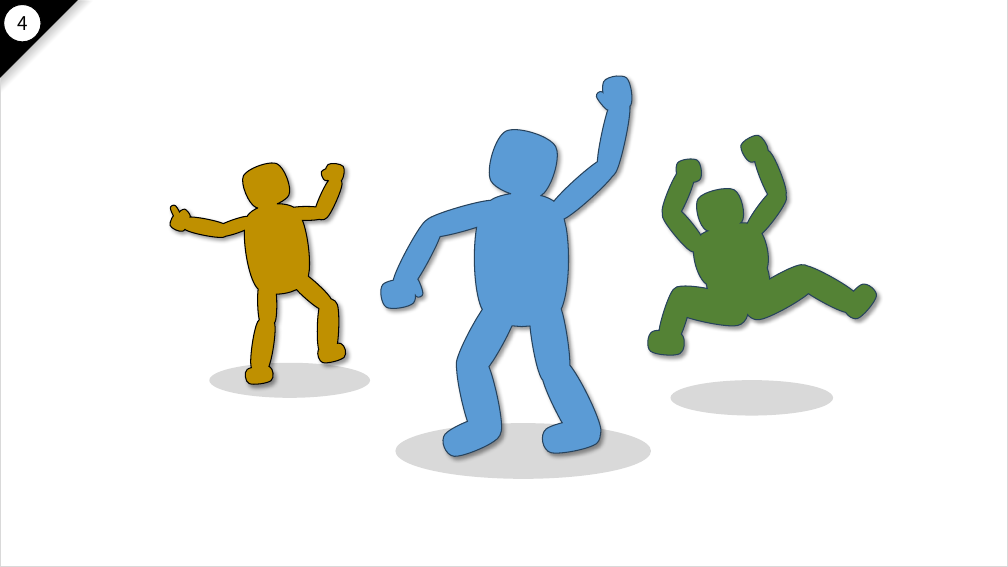
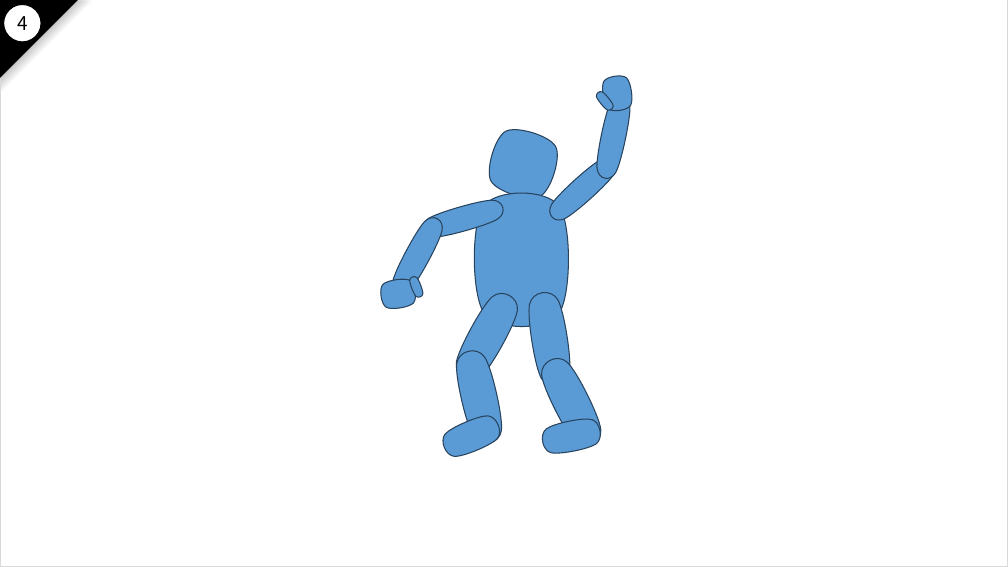
Before and after one commit to nakayama-kazuki/2021, a slide deck: slide 135 of pptx/power-punch-v2.pptx. Drawn at 1008x567 pixels with LibreOffice and Linux fonts; fonts in the diff are those of the drawing. Boxes give left, top, right and bottom in pixels: in the first picture for what was removed or moved away, otherwise in the second. Text is boxed around its words. In the diff, an @@ line names an element or a change of style, - is before the commit and + after.

```diff
--- a/pptx/power-punch-v2.pptx
+++ b/pptx/power-punch-v2.pptx
@@ freeform shape added at (595,89,615,112), fill #5B9BD5, outline #28445D 1 pt @@
@@ freeform shape added at (601,74,635,113), fill #5B9BD5, outline #28445D 1 pt @@
@@ freeform shape removed at (576,109,883,415) @@
@@ freeform shape added at (593,94,634,181), fill #5B9BD5, outline #28445D 1 pt @@
@@ freeform shape added at (483,123,564,205), fill #5B9BD5, outline #28445D 1 pt @@
@@ freeform shape removed at (164,153,370,393) @@
@@ freeform shape added at (544,153,622,226), fill #5B9BD5, outline #28445D 1 pt @@
@@ freeform shape added at (420,196,506,242), fill #5B9BD5, outline #28445D 1 pt @@
@@ freeform shape at (474,193,569,327): shadow off; rotation 78 to 0 degrees; outline redrawn @@
@@ freeform shape added at (387,213,448,299), fill #5B9BD5, outline #28445D 1 pt @@
@@ freeform shape added at (379,277,418,311), fill #5B9BD5, outline #28445D 1 pt @@
@@ freeform shape added at (408,275,424,298), fill #5B9BD5, outline #28445D 1 pt @@
@@ freeform shape added at (448,287,525,386), fill #5B9BD5, outline #28445D 1 pt @@
@@ freeform shape added at (525,290,574,388), fill #5B9BD5, outline #28445D 1 pt @@
@@ freeform shape added at (451,347,507,447), fill #5B9BD5, outline #28445D 1 pt @@
@@ freeform shape added at (534,352,608,452), fill #5B9BD5, outline #28445D 1 pt @@
@@ ellipse removed at (209,363,371,398) @@
@@ ellipse removed at (671,380,833,416) @@
@@ freeform shape added at (438,411,504,461), fill #5B9BD5, outline #28445D 1 pt @@
@@ freeform shape added at (540,415,603,457), fill #5B9BD5, outline #28445D 1 pt @@
@@ ellipse removed at (395,423,651,479) @@
```
Also in this commit, not shown: 3 other slides changed, 3 slides added.
